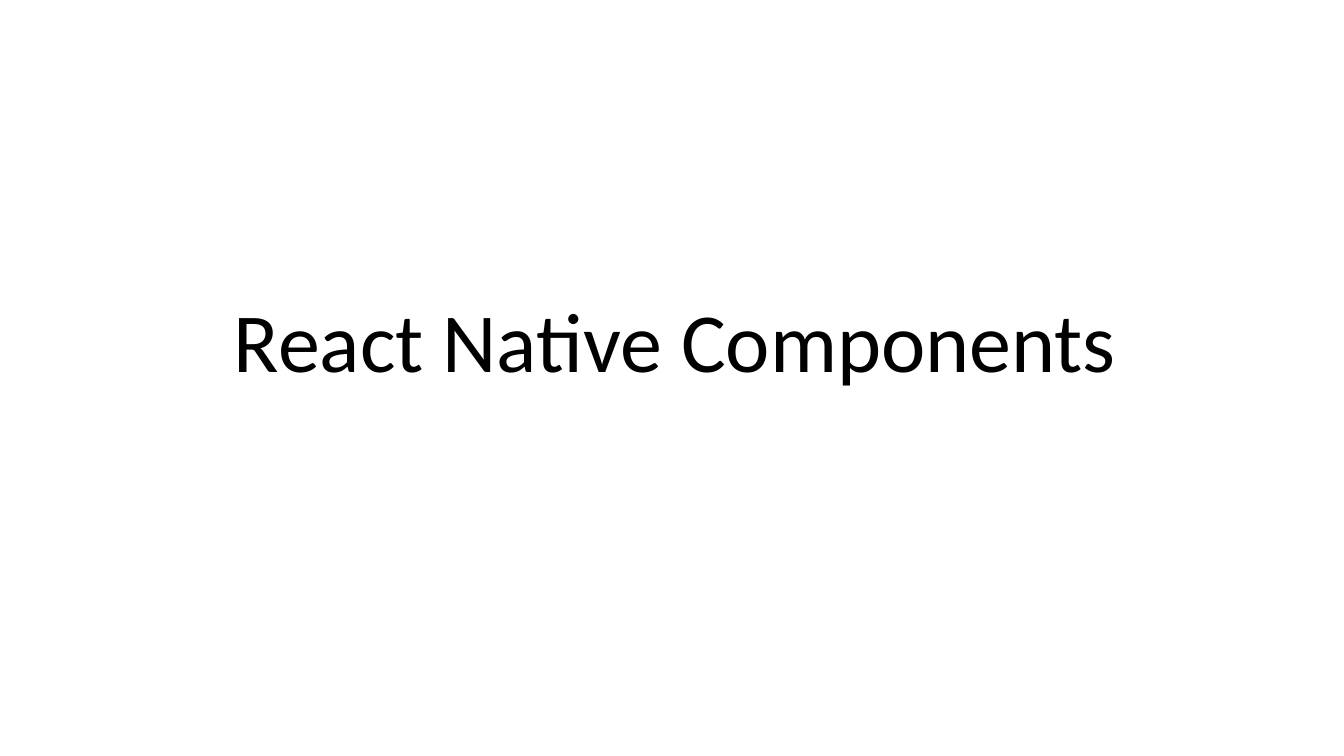
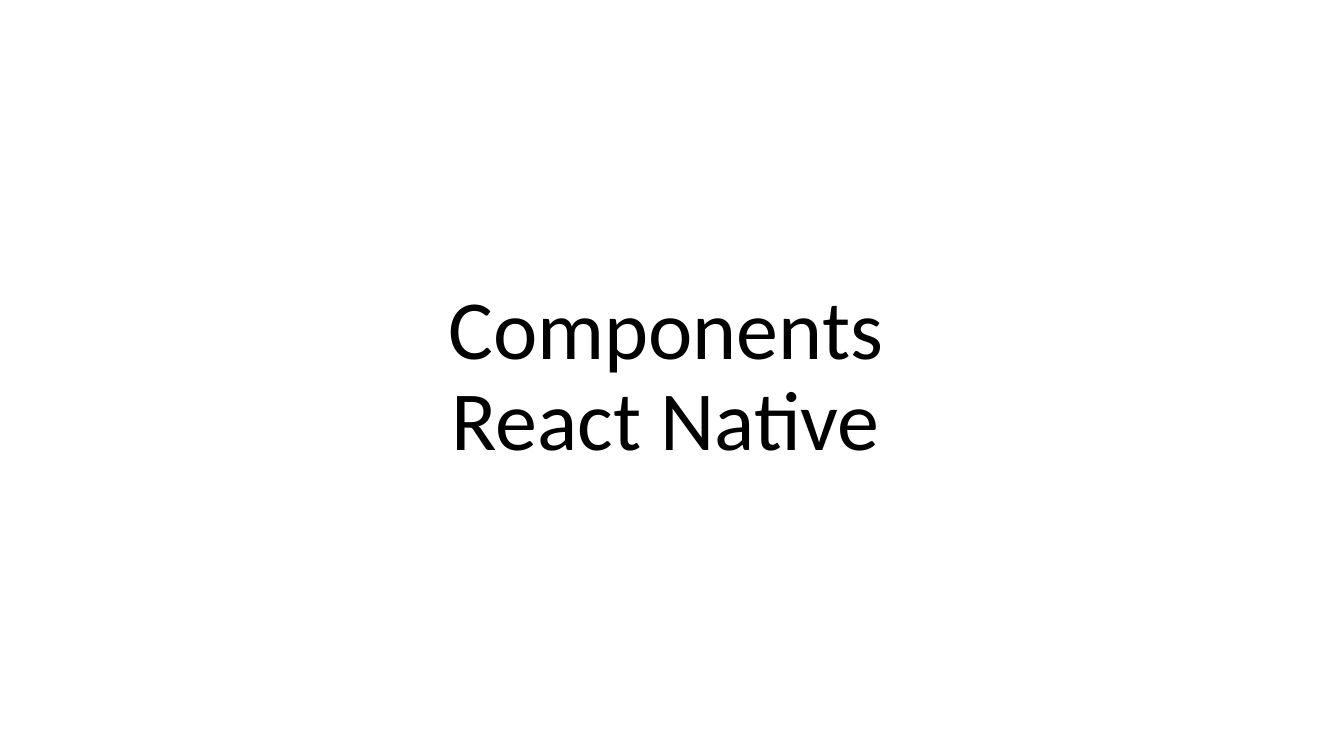
Before and after one commit to KamranCS/ReactNative-MAD-, a slide deck: slide 1 of Slides/Lecture06.pptx. Drawn at 1344x756 pixels with LibreOffice and Linux fonts; fonts in the diff are those of the drawing. Boxes give left, top, right and bottom in pixels: in the first picture for what was removed or moved away, otherwise in the second. Text is boxed around its words. In the diff, an @@ line names an element or a change of style, - is before the commit and + after.

Commit message:
update Lecture 6

```diff
--- a/Slides/Lecture06.pptx
+++ b/Slides/Lecture06.pptx
@@ title at (x1=448, y1=304, x2=883, y2=451): text changed @@
-React Native Components
+Components
+React Native
```
Also in this commit, not shown: 1 other slide changed, 6 slides added, 1 slide removed, 1 other file.
